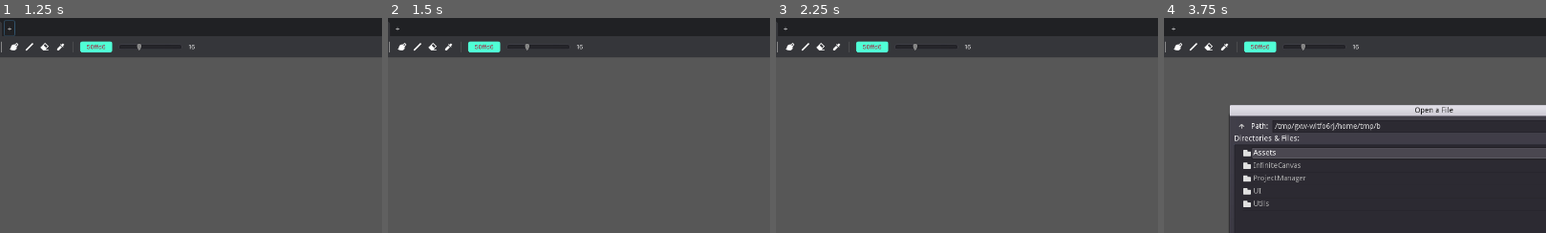
Above: before the commit, frames 1-4 (left to right).
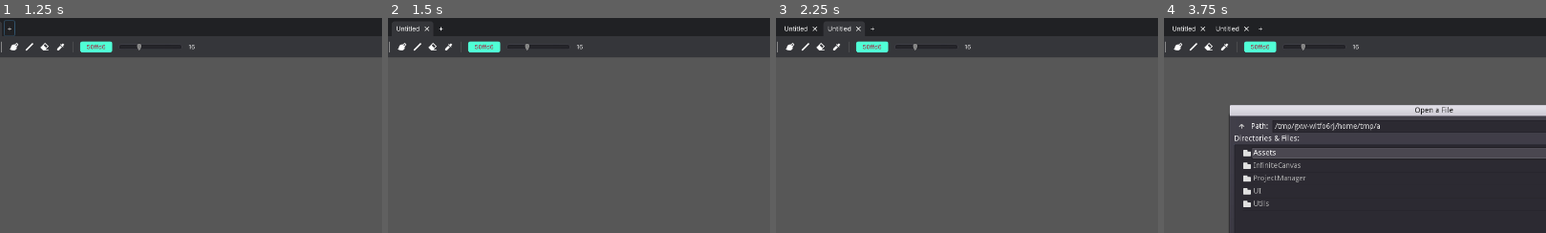
Above: after the commit, the same moments.

Repository: Epsilon0xCell/Lorien
Game: Godot game, scene res://Main.tscn
Same seed, same stepped clock (60 frames per second), same inputs: the game is played once before the commit and once after it. The engine's default icon, where the game draws it, is replaced by a stand-in: a white triangle on a blue panel in a dark square.
Inputs (mouse positions are % of the whole screen's width and height, from its top left):
- Up to frame 1 (1.25 s): click "+" at 0.5 s
- Up to frame 2 (1.5 s): click (2, 7) at 1.27 s
- Up to frame 3 (2.25 s): click (2, 7) at 2.02 s
- Up to frame 4 (3.75 s): click "Untitled" at 2.75 s; click (4, 7) at 3.5 s
The pictures show only the part of the screen within x 15-65%, y 0-50%; the shares and areas given below are measured in that part.

Frame 1 is identical in both runs. In frame 2, 0.2% of the frame differs, in the area x 2-15%, y 3-7%; in frame 3, 0.3%, in the area x 2-26%, y 3-7%; in frame 4, 0.2%.

Commit message:
Added shortcut keys for most operations

Diff:
--- a/lorien/InfiniteCanvas/InfiniteCanvas.gd
+++ b/lorien/InfiniteCanvas/InfiniteCanvas.gd
@@ -61,9 +61,6 @@
 			add_point(brush_position, pressure)
 			_last_mouse_motion = null
 
-#		if Input.is_action_just_pressed("lorien_undo"):
-#			undo_last_line()
-
 # -------------------------------------------------------------------------------------------------
 func _make_empty_line2d() -> Line2D:
 	var line := Line2D.new()
--- a/lorien/Main.gd
+++ b/lorien/Main.gd
@@ -20,6 +20,7 @@
 	_ui_toolbar.connect("redo_action", self, "_on_redo_action")
 	_ui_toolbar.connect("clear_canvas", self, "_on_clear_canvas")
 	_ui_toolbar.connect("open_project", self, "_on_open_project")
+	_ui_toolbar.connect("new_project", self, "_on_create_new_project")
 	_ui_toolbar.connect("save_project", self, "_on_save_project")
 	_ui_toolbar.connect("brush_color_changed", self, "_on_brush_color_changed")
 	_ui_toolbar.connect("brush_size_changed", self, "_on_brush_size_changed")
@@ -35,6 +36,7 @@
 
 # -------------------------------------------------------------------------------------------------
 func _physics_process(delta):
+	_handle_shortcut_actions()
 	_ui_statusbar.set_stroke_count(_canvas.info.stroke_count)
 	_ui_statusbar.set_point_count(_canvas.info.point_count)
 	_ui_statusbar.set_pressure(_canvas.info.current_pressure)
@@ -46,6 +48,25 @@
 	var active_project: Project = ProjectManager.get_active_project()
 	if active_project != null:
 		_ui_titlebar.update_tab_title(active_project)
+
+# -------------------------------------------------------------------------------------------------
+func _handle_shortcut_actions() -> void:
+	if Input.is_action_just_pressed("shortcut_new_project"):
+		_on_create_new_project()
+	if Input.is_action_just_pressed("shortcut_open_project"):
+		_ui_toolbar._on_OpenFileButton_pressed() # FIXME
+	if Input.is_action_just_pressed("shortcut_save_project"):
+		_on_save_project()
+	if Input.is_action_just_pressed("shortcut_undo"):
+		_on_undo_action()
+	if Input.is_action_just_pressed("shortcut_redo"):
+		_on_redo_action()
+	if Input.is_action_just_pressed("shortcut_brush_tool"):
+		print("Brush Tool") # TODO
+	if Input.is_action_just_pressed("shortcut_line_tool"):
+		print("Line Tool!") # TODO
+	if Input.is_action_just_pressed("shortcut_eraser_tool"):
+		print("Eraser Tool!") # TODO
 
 # -------------------------------------------------------------------------------------------------
 func _create_default_project() -> void:
@@ -88,6 +109,7 @@
 	var project: Project = ProjectManager.get_project_by_id(project_id)
 
 	if project.dirty:
+		# TODO
 		printerr("Trying close project with unsaved changes. Not possible right now")
 		return
 
--- a/lorien/Main.tscn
+++ b/lorien/Main.tscn
@@ -45,6 +45,7 @@
 anchor_bottom = 1.0
 margin_top = -24.0
 margin_bottom = 0.0
+rect_scale = Vector2( 1, 1.00112 )
 
 [node name="FileDialog" type="FileDialog" parent="."]
 anchor_left = 0.5
@@ -80,10 +81,10 @@
 }
 
 [node name="ColorPicker" type="ColorPicker" parent="BrushColorPickerPopup/PanelContainer"]
-margin_left = 64.0
-margin_top = 64.0
-margin_right = 372.0
-margin_bottom = 502.0
+margin_left = 80.0
+margin_top = 80.0
+margin_right = 388.0
+margin_bottom = 518.0
 edit_alpha = false
 __meta__ = {
 "_edit_use_anchors_": false
@@ -110,10 +111,10 @@
 }
 
 [node name="ColorPicker" type="ColorPicker" parent="BackgroundColorPickerPopup/PanelContainer"]
-margin_left = 64.0
-margin_top = 64.0
-margin_right = 374.0
-margin_bottom = 502.0
+margin_left = 80.0
+margin_top = 80.0
+margin_right = 390.0
+margin_bottom = 518.0
 edit_alpha = false
 __meta__ = {
 "_edit_use_anchors_": false
--- a/lorien/UI/UIToolbar.gd
+++ b/lorien/UI/UIToolbar.gd
@@ -45,7 +45,7 @@
 
 # Button clicked callbacks
 # -------------------------------------------------------------------------------------------------
-func _on_NewFileButton_pressed(): emit_signal("new_file")
+func _on_NewFileButton_pressed(): emit_signal("new_project")
 func _on_ClearCanvasButton_pressed(): emit_signal("clear_canvas")
 func _on_UndoButton_pressed(): emit_signal("undo_action")
 func _on_RedoButton_pressed(): emit_signal("redo_action")
--- a/lorien/UI/UIToolbar.tscn
+++ b/lorien/UI/UIToolbar.tscn
@@ -64,7 +64,7 @@
 margin_top = 11.0
 margin_right = 34.0
 margin_bottom = 29.0
-hint_tooltip = "Create New File"
+hint_tooltip = "Create New File (CTRL+N)"
 size_flags_horizontal = 4
 size_flags_vertical = 4
 texture_normal = ExtResource( 4 )
@@ -76,7 +76,7 @@
 margin_top = 11.0
 margin_right = 64.0
 margin_bottom = 29.0
-hint_tooltip = "Open File"
+hint_tooltip = "Open File (CTRL+O)"
 size_flags_horizontal = 4
 size_flags_vertical = 4
 texture_normal = ExtResource( 2 )
@@ -88,7 +88,7 @@
 margin_top = 11.0
 margin_right = 94.0
 margin_bottom = 29.0
-hint_tooltip = "Save File"
+hint_tooltip = "Save File (CTRL+S)"
 size_flags_horizontal = 4
 size_flags_vertical = 4
 texture_normal = ExtResource( 1 )
@@ -121,7 +121,7 @@
 margin_top = 11.0
 margin_right = 170.0
 margin_bottom = 29.0
-hint_tooltip = "Undo Action"
+hint_tooltip = "Undo Action (CTRL+Z)"
 size_flags_horizontal = 4
 size_flags_vertical = 4
 texture_normal = ExtResource( 7 )
@@ -133,7 +133,7 @@
 margin_top = 11.0
 margin_right = 200.0
 margin_bottom = 29.0
-hint_tooltip = "Redo Action"
+hint_tooltip = "Redo Action (CTRL+Y)"
 size_flags_horizontal = 4
 size_flags_vertical = 4
 texture_normal = ExtResource( 6 )
@@ -154,7 +154,7 @@
 margin_top = 11.0
 margin_right = 246.0
 margin_bottom = 29.0
-hint_tooltip = "Brush Tool"
+hint_tooltip = "Brush Tool (B)"
 size_flags_horizontal = 4
 size_flags_vertical = 4
 texture_normal = ExtResource( 8 )
@@ -166,7 +166,7 @@
 margin_top = 12.0
 margin_right = 274.0
 margin_bottom = 28.0
-hint_tooltip = "Brush Tool"
+hint_tooltip = "Line Tool (L)"
 size_flags_horizontal = 4
 size_flags_vertical = 4
 texture_normal = ExtResource( 11 )
@@ -178,7 +178,7 @@
 margin_top = 11.0
 margin_right = 304.0
 margin_bottom = 29.0
-hint_tooltip = "Eraser Tool"
+hint_tooltip = "Eraser (E)"
 size_flags_horizontal = 4
 size_flags_vertical = 4
 texture_normal = ExtResource( 9 )
@@ -190,7 +190,7 @@
 margin_top = 11.0
 margin_right = 334.0
 margin_bottom = 29.0
-hint_tooltip = "Eraser Tool"
+hint_tooltip = "Color Picker"
 size_flags_horizontal = 4
 size_flags_vertical = 4
 texture_normal = ExtResource( 10 )
@@ -212,6 +212,7 @@
 margin_right = 422.0
 margin_bottom = 30.0
 rect_min_size = Vector2( 60, 20 )
+hint_tooltip = "Brush Color"
 size_flags_vertical = 4
 custom_styles/hover = SubResource( 4 )
 custom_styles/pressed = SubResource( 4 )
@@ -233,6 +234,7 @@
 margin_right = 554.0
 margin_bottom = 30.0
 rect_min_size = Vector2( 120, 20 )
+hint_tooltip = "Brush Size"
 size_flags_horizontal = 4
 size_flags_vertical = 4
 min_value = 1.0
@@ -263,7 +265,7 @@
 margin_top = 12.0
 margin_right = 16.0
 margin_bottom = 28.0
-hint_tooltip = "Create New File"
+hint_tooltip = "Canvas color"
 size_flags_horizontal = 4
 size_flags_vertical = 4
 texture_normal = ExtResource( 12 )
@@ -275,7 +277,7 @@
 margin_top = 12.0
 margin_right = 44.0
 margin_bottom = 28.0
-hint_tooltip = "Create New File"
+hint_tooltip = "Toogle Grid"
 size_flags_horizontal = 4
 size_flags_vertical = 4
 texture_normal = ExtResource( 15 )
--- a/lorien/project.godot
+++ b/lorien/project.godot
@@ -94,14 +94,49 @@
 
 [input]
 
-lorien_undo={
+f1={
+"deadzone": 0.5,
+"events": [ Object(InputEventKey,"resource_local_to_scene":false,"resource_name":"","device":0,"alt":false,"shift":false,"control":false,"meta":false,"command":false,"pressed":false,"scancode":16777244,"unicode":0,"echo":false,"script":null)
+ ]
+}
+shortcut_save_project={
+"deadzone": 0.5,
+"events": [ Object(InputEventKey,"resource_local_to_scene":false,"resource_name":"","device":0,"alt":false,"shift":false,"control":true,"meta":false,"command":true,"pressed":false,"scancode":83,"unicode":0,"echo":false,"script":null)
+ ]
+}
+shortcut_new_project={
+"deadzone": 0.5,
+"events": [ Object(InputEventKey,"resource_local_to_scene":false,"resource_name":"","device":0,"alt":false,"shift":false,"control":true,"meta":false,"command":true,"pressed":false,"scancode":78,"unicode":0,"echo":false,"script":null)
+ ]
+}
+shortcut_open_project={
+"deadzone": 0.5,
+"events": [ Object(InputEventKey,"resource_local_to_scene":false,"resource_name":"","device":0,"alt":false,"shift":false,"control":true,"meta":false,"command":true,"pressed":false,"scancode":79,"unicode":0,"echo":false,"script":null)
+ ]
+}
+shortcut_undo={
 "deadzone": 0.5,
 "events": [ Object(InputEventKey,"resource_local_to_scene":false,"resource_name":"","device":0,"alt":false,"shift":false,"control":true,"meta":false,"command":true,"pressed":false,"scancode":90,"unicode":0,"echo":false,"script":null)
  ]
 }
-f1={
+shortcut_redo={
 "deadzone": 0.5,
-"events": [ Object(InputEventKey,"resource_local_to_scene":false,"resource_name":"","device":0,"alt":false,"shift":false,"control":false,"meta":false,"command":false,"pressed":false,"scancode":16777244,"unicode":0,"echo":false,"script":null)
+"events": [ Object(InputEventKey,"resource_local_to_scene":false,"resource_name":"","device":0,"alt":false,"shift":false,"control":true,"meta":false,"command":true,"pressed":false,"scancode":89,"unicode":0,"echo":false,"script":null)
+ ]
+}
+shortcut_brush_tool={
+"deadzone": 0.5,
+"events": [ Object(InputEventKey,"resource_local_to_scene":false,"resource_name":"","device":0,"alt":false,"shift":false,"control":false,"meta":false,"command":false,"pressed":false,"scancode":66,"unicode":0,"echo":false,"script":null)
+ ]
+}
+shortcut_line_tool={
+"deadzone": 0.5,
+"events": [ Object(InputEventKey,"resource_local_to_scene":false,"resource_name":"","device":0,"alt":false,"shift":false,"control":false,"meta":false,"command":false,"pressed":false,"scancode":76,"unicode":0,"echo":false,"script":null)
+ ]
+}
+shortcut_eraser_tool={
+"deadzone": 0.5,
+"events": [ Object(InputEventKey,"resource_local_to_scene":false,"resource_name":"","device":0,"alt":false,"shift":false,"control":false,"meta":false,"command":false,"pressed":false,"scancode":69,"unicode":0,"echo":false,"script":null)
  ]
 }
 
